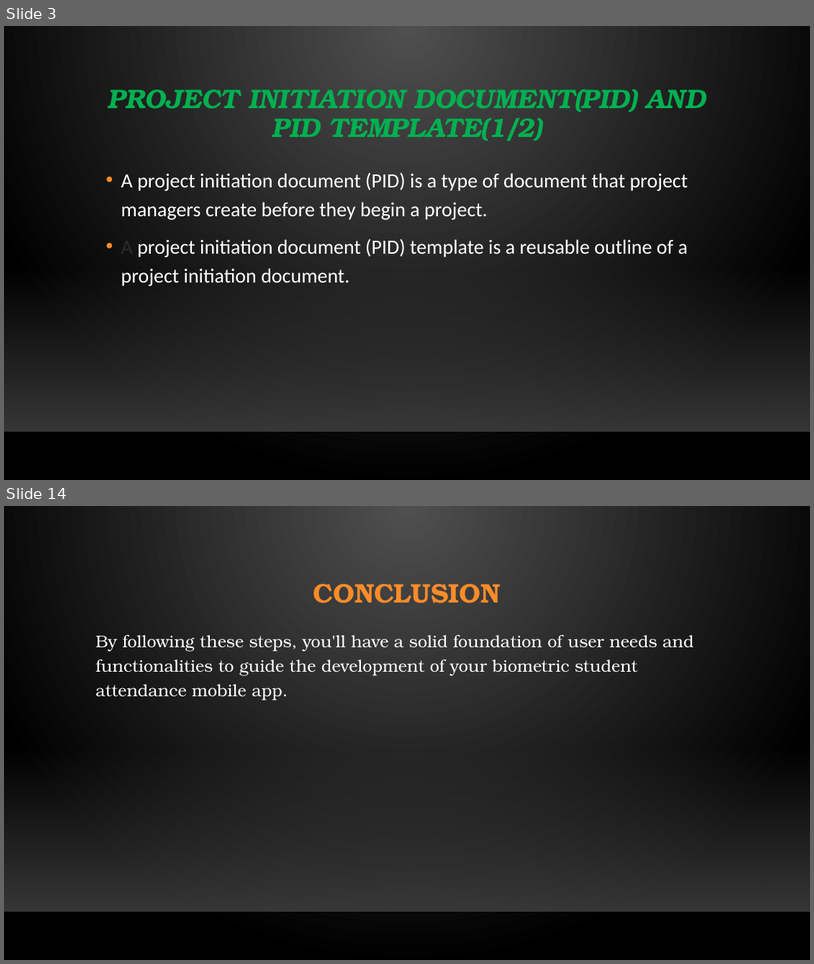
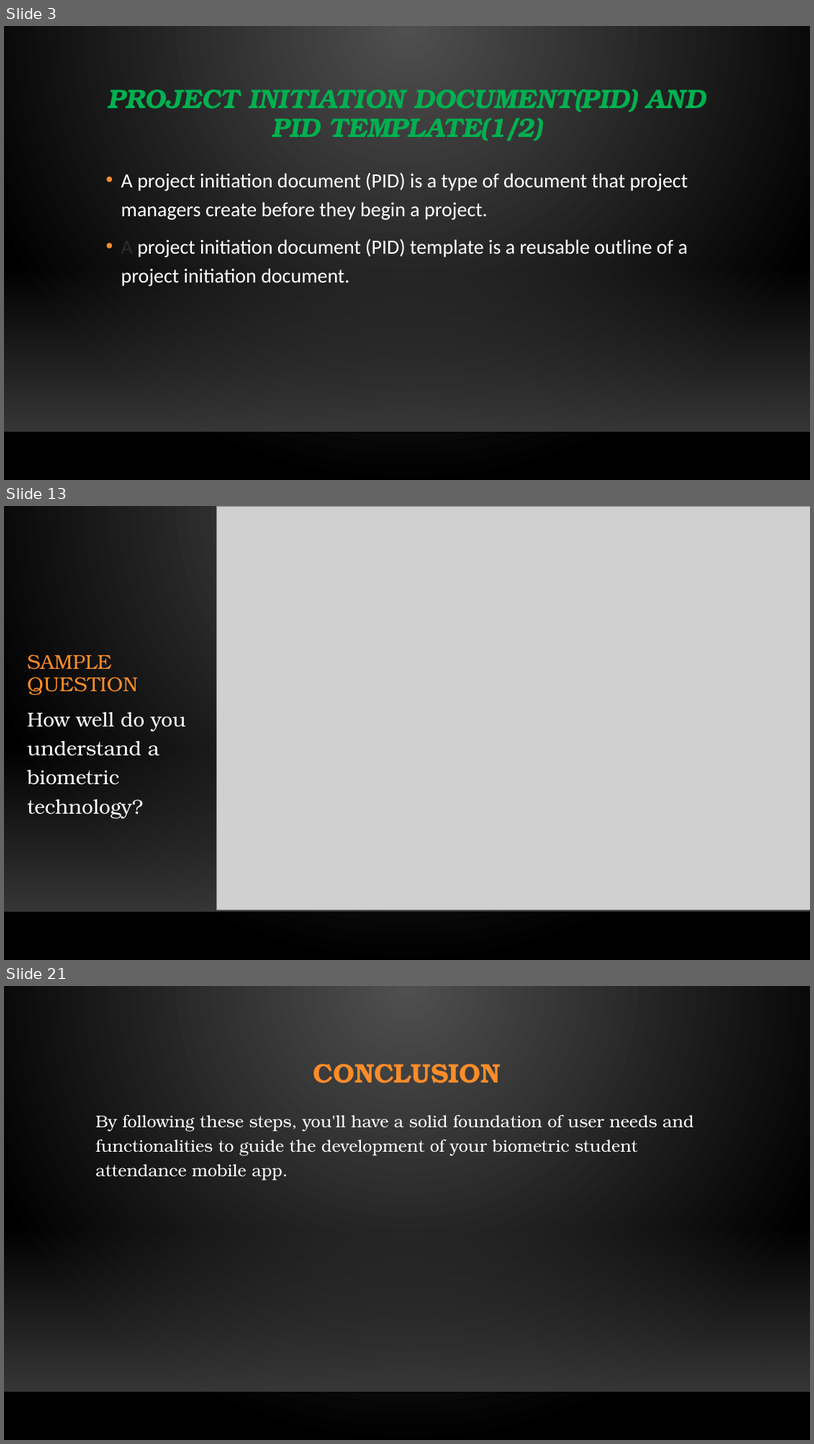
Before and after one commit to N-Jerry/Group11, a slide deck: CEF440_task[2]Group11.pptx. Shown one above the other, each under a label of ours: slides 3 and 14 before the commit, slides 3, 13 and 21 after it; the slides between them are not shown. The pictures are 814x964 and 814x1444 pixels, drawn with LibreOffice and Linux fonts; fonts in the diff are those of the drawing; grey boxes stand for pictures; background and template pictures are left out. Boxes give left, top, right and bottom in pixels: in the first picture for what was removed or moved away, otherwise in the second. Text is boxed around its words. In the diff, an @@ line names an element or a change of style, - is before the commit and + after.

```diff
--- a/CEF440_task[2]Group11.pptx
+++ b/CEF440_task[2]Group11.pptx
@@ slide 13 added at box(4, 506, 810, 960), background gradient #505050 to #000000; not listed: 2 template elements that a slide beside it also shows @@
@@ picture added at box(217, 506, 810, 909) @@
@@ title added at box(27, 654, 138, 695), 24 pt, text #FB8C29 @@
+SAMPLE QUESTION
@@ text added at box(27, 712, 186, 818), 24 pt, text #FFFFFF @@
+How well do you understand a biometric technology?
@@ what was slide 14 is now slide 21 @@
```
Also in this commit, not shown: 6 slides changed, 10 other slides added, 4 slides removed.
